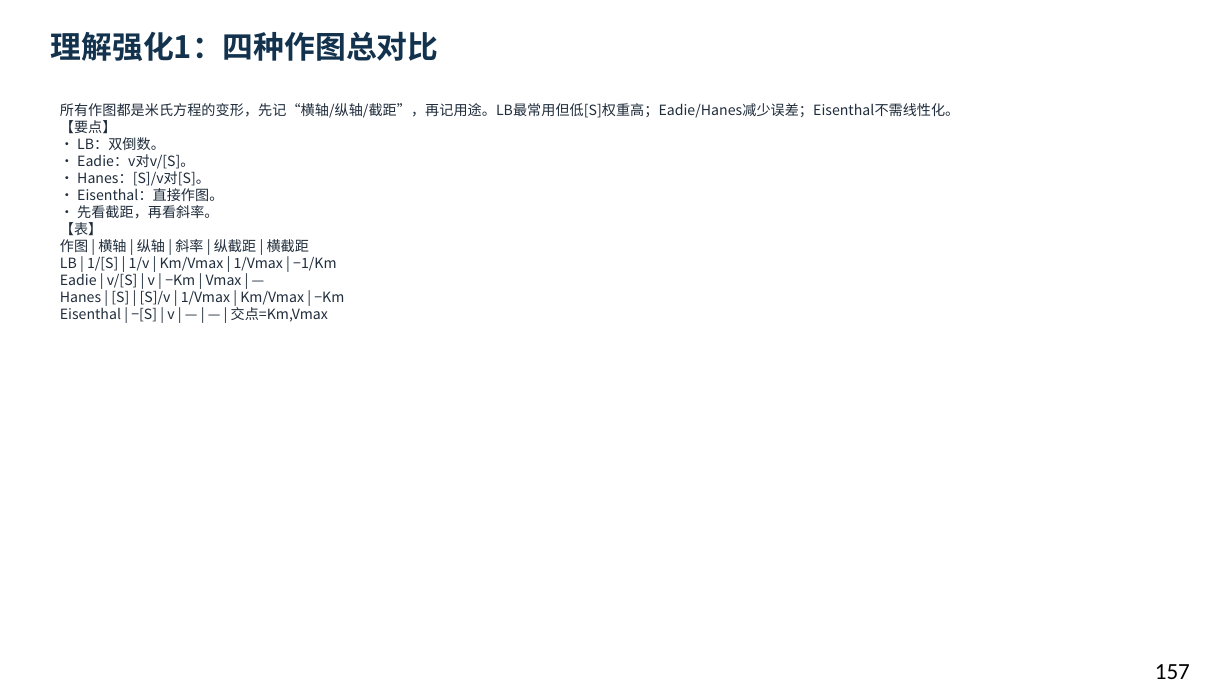
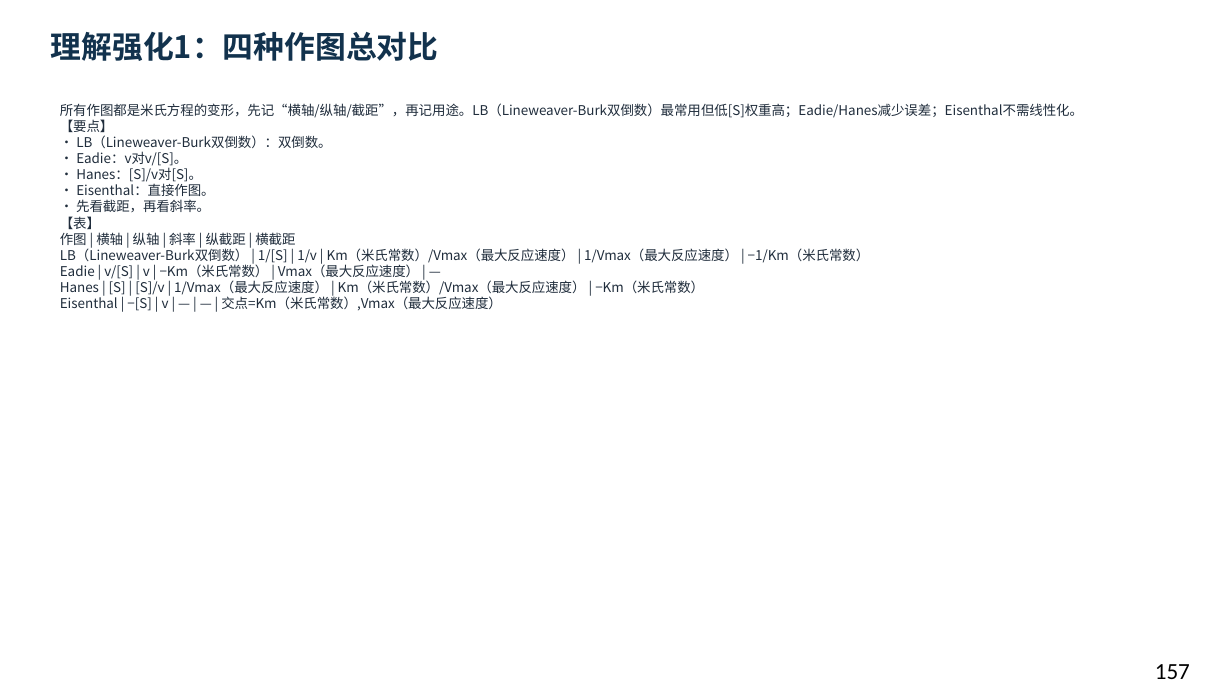
Before and after one commit to newkan-li/Biochemistry, a slide deck: slide 157 of downloads/bc07-ai-style.pptx. Drawn at 1232x693 pixels with LibreOffice and Linux fonts; fonts in the diff are those of the drawing. Boxes give left, top, right and bottom in pixels: in the first picture for what was removed or moved away, otherwise in the second. Text is boxed around its words. In the diff, an @@ line names an element or a change of style, - is before the commit and + after.

```diff
--- a/downloads/bc07-ai-style.pptx
+++ b/downloads/bc07-ai-style.pptx
@@ text at (60, 103, 1083, 311): text changed; size 11 to 10.5 pt @@
-所有作图都是米氏方程的变形，先记“横轴/纵轴/截距”，再记用途。LB最常用但低[S]权重高；Eadie/Hanes减少误差；Eisenthal不需线性化。
-【要点】
-• LB：双倒数。
-• Eadie：v对v/[S]。
-• Hanes：[S]/v对[S]。
-• Eisenthal：直接作图。
-• 先看截距，再看斜率。
-【表】
-作图 | 横轴 | 纵轴 | 斜率 | 纵截距 | 横截距
-LB | 1/[S] | 1/v | Km/Vmax | 1/Vmax | −1/Km
-Eadie | v/[S] | v | −Km | Vmax | —
-Hanes | [S] | [S]/v | 1/Vmax | Km/Vmax | −Km
-Eisenthal | −[S] | v | — | — | 交点=Km,Vmax
+所有作图都是米氏方程的变形，先记“横轴/纵轴/截距”，再记用途。LB（Lineweaver-Burk双倒数）最常用但低[S]权重高；Eadie/Hanes减少误差；Eisenthal不需线性化。
+【要点】
+• LB（Lineweaver-Burk双倒数）：双倒数。
+• Eadie：v对v/[S]。
+• Hanes：[S]/v对[S]。
+• Eisenthal：直接作图。
+• 先看截距，再看斜率。
+【表】
+作图 | 横轴 | 纵轴 | 斜率 | 纵截距 | 横截距
+LB（Lineweaver-Burk双倒数） | 1/[S] | 1/v | Km（米氏常数）/Vmax（最大反应速度） | 1/Vmax（最大反应速度） | −1/Km（米氏常数）
+Eadie | v/[S] | v | −Km（米氏常数） | Vmax（最大反应速度） | —
+Hanes | [S] | [S]/v | 1/Vmax（最大反应速度） | Km（米氏常数）/Vmax（最大反应速度） | −Km（米氏常数）
+Eisenthal | −[S] | v | — | — | 交点=Km（米氏常数）,Vmax（最大反应速度）
```
Also in this commit, not shown: 164 other slides changed, 4 other files.
